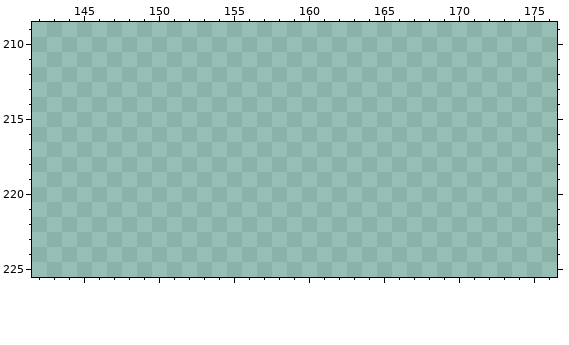
Pixel-art file, stored at The Art Folder/LD Elements.aseprite. This is how it looked before the edit.
256x256 pixels, 1 frame. Shown: x 142..176, y 209..225. The commit also changed other parts of the picture, which this record leaves out.
Palette (. is transparent): 
And afterwards:
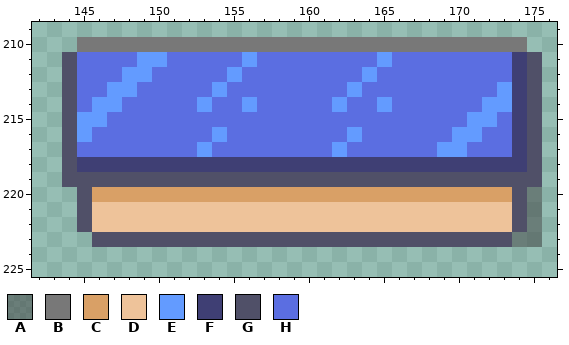
Colours new in this view: A #3d3d3d7f  B #787878  C #d9a066  D #eec39a  E #639bff  F #3f3f74  G #505068  H #5b6ee1
Changes in this commit:
{"where": "layer \"Layer 1\""}
{"y":210,"x":145,"old":"..............................","new":"BBBBBBBBBBBBBBBBBBBBBBBBBBBBBB"}
{"y":211,"x":144,"old":"................................","new":"GHHHHEEHHHHHEHHHHHHHHEHHHHHHHHFG"}
{"y":212,"x":144,"old":"................................","new":"GHHHEEHHHHHEHHHHHHHHEHHHHHHHHHFG"}
{"y":213,"x":144,"old":"................................","new":"GHHEEHHHHHEHHHHHHHHEHHHHHHHHHEFG"}
{"y":214,"x":144,"old":"................................","new":"GHEEHHHHHEHHEHHHHHEHHEHHHHHHEEFG"}
{"y":215,"x":144,"old":"................................","new":"GEEHHHHHHHHHHHHHHHHHHHHHHHHEEHFG"}
{"y":216,"x":144,"old":"................................","new":"GEHHHHHHHHEHHHHHHHHEHHHHHHEEHHFG"}
{"y":217,"x":144,"old":"................................","new":"GHHHHHHHHEHHHHHHHHEHHHHHHEEHHHFG"}
{"y":218,"x":144,"old":"................................","new":"GFFFFFFFFFFFFFFFFFFFFFFFFFFFFFFG"}
{"y":219,"x":144,"old":"................................","new":"GGGGGGGGGGGGGGGGGGGGGGGGGGGGGGGG"}
{"y":220,"x":145,"old":"...............................","new":"GCCCCCCCCCCCCCCCCCCCCCCCCCCCCGA"}
{"y":221,"x":145,"old":"...............................","new":"GDDDDDDDDDDDDDDDDDDDDDDDDDDDDGA"}
{"y":222,"x":145,"old":"...............................","new":"GDDDDDDDDDDDDDDDDDDDDDDDDDDDDGA"}
{"y":223,"x":146,"old":"..............................","new":"GGGGGGGGGGGGGGGGGGGGGGGGGGGGAA"}
